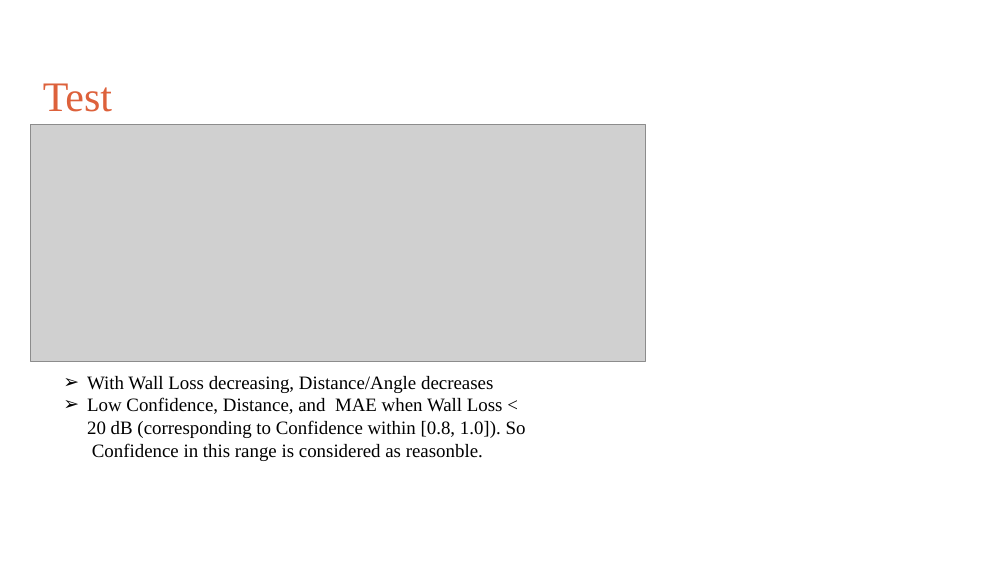
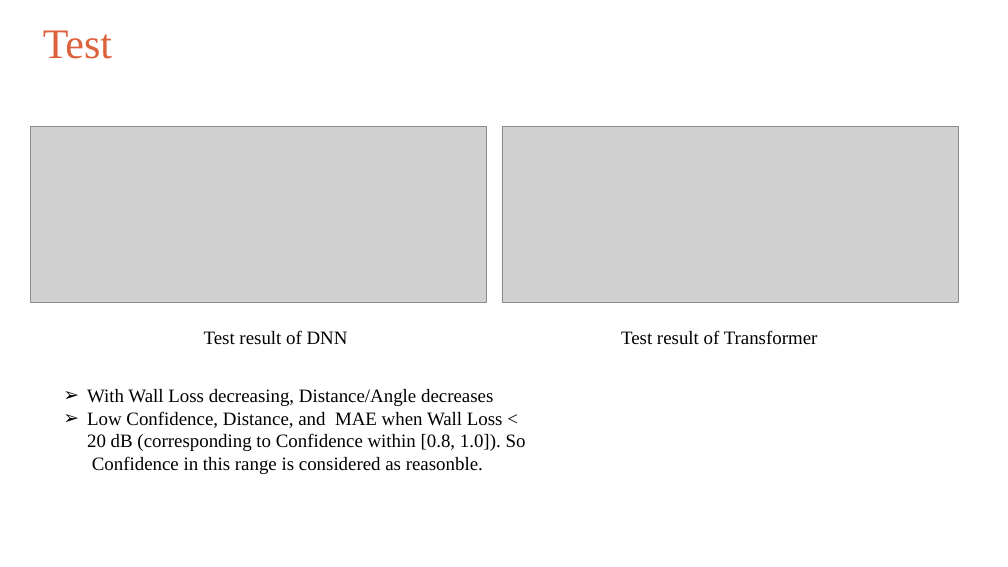
Before and after one commit to Evildes000/ai4csi, a slide deck: slide 4 of multihop_location.pptx. Drawn at 1008x567 pixels with LibreOffice and Linux fonts; fonts in the diff are those of the drawing; grey boxes stand for pictures; background and template pictures are left out. Boxes give left, top, right and bottom in pixels: in the first picture for what was removed or moved away, otherwise in the second. Text is boxed around its words. In the diff, an @@ line names an element or a change of style, - is before the commit and + after.

```diff
--- a/multihop_location.pptx
+++ b/multihop_location.pptx
@@ text "Test": place and size @@
-text "Test" at (43, 83, 112, 112)
+text "Test" at (43, 30, 112, 59)
@@ picture: place and size @@
-picture at (31, 125, 646, 361)
+picture at (31, 127, 487, 302)
@@ picture added at (502, 127, 958, 302) @@
@@ text added at (204, 330, 348, 345), 18 pt, text #000000 @@
+Test result of DNN
@@ text added at (621, 330, 818, 345), 18 pt, text #000000 @@
+Test result of Transformer
@@ text "With Wall Loss decreasing, Distance/Angle ...": place and size @@
-text "With Wall Loss decreasing, Distance/Angle ..." at (87, 376, 526, 461)
+text "With Wall Loss decreasing, Distance/Angle ..." at (87, 389, 526, 474)
```
Also in this commit, not shown: 3 other slides changed, 3 slides added, 2 other files.
